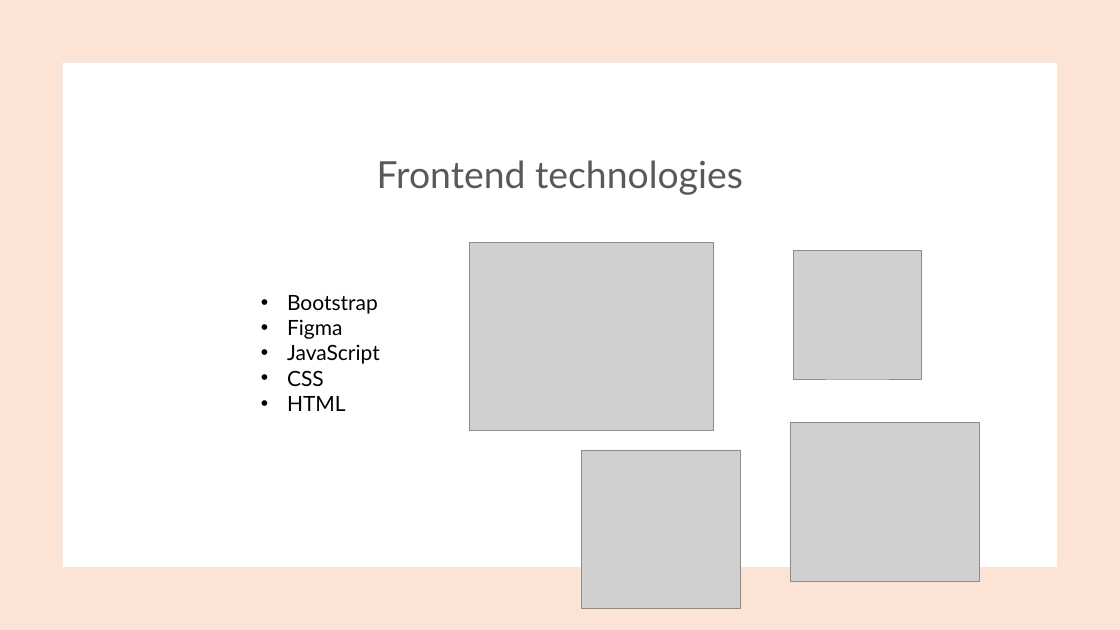
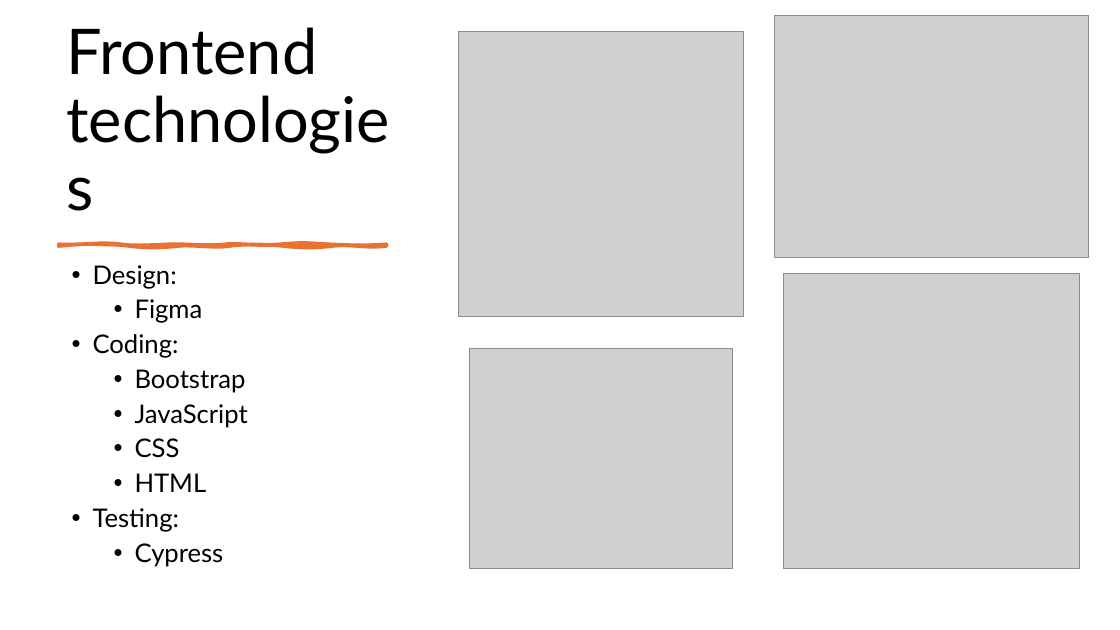
Before and after one commit to TudosLevente/ProjectWork, a slide deck: slide 7 of Docx/Projekt dokumentációk/Végleges dokumentáció/FoodHub.pptx (slide 6 before the commit). Drawn at 1120x630 pixels with LibreOffice and Linux fonts; fonts in the diff are those of the drawing; grey boxes stand for pictures. Boxes give left, top, right and bottom in pixels: in the first picture for what was removed or moved away, otherwise in the second. Text is boxed around its words. In the diff, an @@ line names an element or a change of style, - is before the commit and + after.

```diff
--- a/Docx/Projekt dokumentációk/Végleges dokumentáció/FoodHub.pptx
+++ b/Docx/Projekt dokumentációk/Végleges dokumentáció/FoodHub.pptx
@@ rectangle removed at <box>0,0,1120,630</box> @@
@@ title "Frontend technologies": place and size @@
-title "Frontend technologies" at <box>377,160,743,195</box>
+title "Frontend technologies" at <box>66,27,317,75</box>
@@ title "Frontend technologies" at <box>66,27,317,75</box>: size 32 to 54 pt, text colour #595959 to #000000; alignment centre to left @@
@@ picture: place and size @@
-picture at <box>470,242,713,430</box>
+picture at <box>775,15,1089,258</box>
@@ picture: place and size @@
-picture at <box>793,251,922,380</box>
+picture at <box>459,32,744,317</box>
@@ rectangle removed at <box>63,63,1057,567</box> @@
@@ text "Design:": place and size @@
-text "Design:" at <box>287,295,380,411</box>
+text "Design:" at <box>93,265,248,567</box>
@@ freeform shape added at <box>59,245,386,246</box>, fill #E97132, outline #E97132 3.25 pt @@
@@ text at <box>93,265,203,358</box>: paragraphs added @@
+• Design:
+  • Figma
+• Coding:
@@ picture: place and size @@
-picture at <box>582,450,741,609</box>
+picture at <box>784,273,1080,569</box>
@@ text at <box>287,319,342,339</box>: paragraph removed @@
-• Figma
@@ picture: place and size @@
-picture at <box>791,423,980,581</box>
+picture at <box>470,349,732,569</box>
@@ text at <box>135,369,248,492</box>: size 18 to 22 pt in "Bootstrap", "JavaScript", "CSS", "HTML"; list level 1 to 2 in "Bootstrap"; line spacing 1 to 0.9; list level 1 to 2 in "JavaScript"; list level 1 to 2 in "CSS"; list level 1 to 2 in "HTML" @@
@@ text at <box>93,508,224,567</box>: paragraphs added @@
+• Testing:
+  • Cypress
```
Also in this commit, not shown: 5 other slides changed, 1 slide added.
